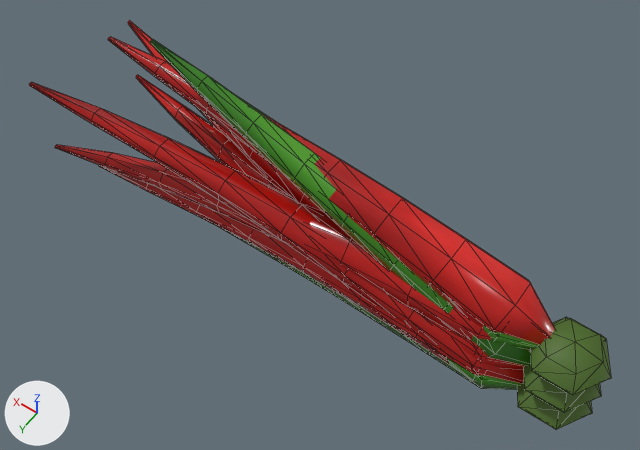
The glTF model godot/models/veg/veg_chili_peppers_pile.glb: old version first, new version second.
Camera for both pictures: a 50 mm lens placed at (-0.0577, 0.0794, 0.1433), pointed at (-0.0025, 0.002, 0.0218). Every picture has the same lights, and +X, +Y and +Z are marked at lower left. The older version comes first. Mesh edges are drawn as thin lines. Vertices at exactly the same position are counted once.

Objects in the first picture: 'veg_chili_peppers_pile'.
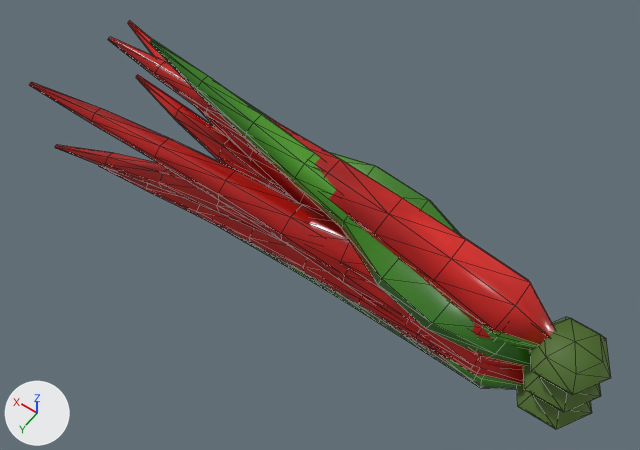
Where the change shows, as pixel boxes [x1, y1, x2, y2] in the pictures (640 x 450 px; the box of a moved part takes in the faces that stretch with it):
part 1 of me_body, moved or reshaped: before [341, 216, 495, 358]; after [329, 152, 505, 358]

The change in detail:
me_body has 567 vertices, 1053 faces and spans x -0.007..0.105, y -0.0137..0.0136, z -0.0023..0.0462.
me_body is used by ob_veg_chili_peppers_pile; location (-0.049, 0.0, 0.0023).
me_body part 1: 2 vertices moved from x 0.0312..0.0418, y -0.0056..-0.0055, z 0.0255..0.0269 to x 0.0309..0.0415, y -0.008..-0.0079, z 0.0273..0.0287; 6 vertices removed from x 0.0198..0.0412, y -0.0035..0.0054, z 0.0166..0.0295; 6 vertices added at x 0.0201..0.041, y -0.0059..0.0083, z 0.0161..0.0314.
